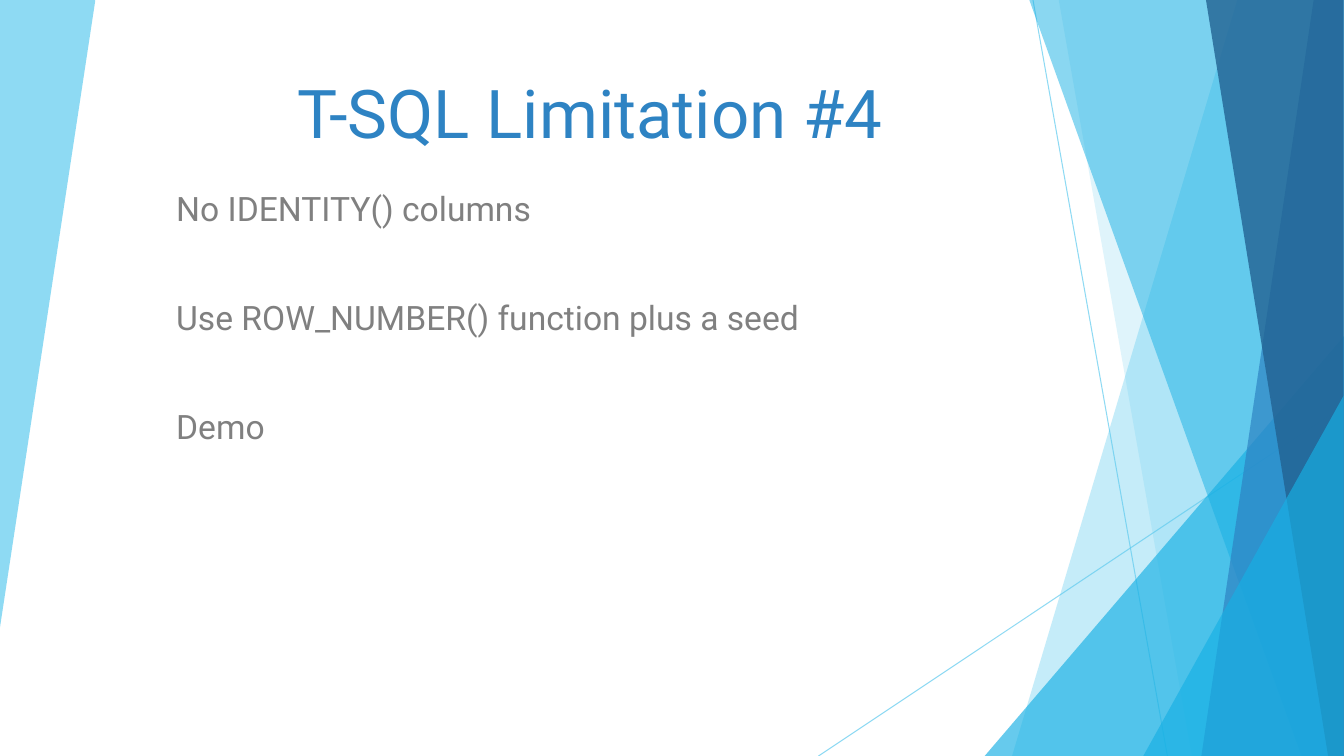
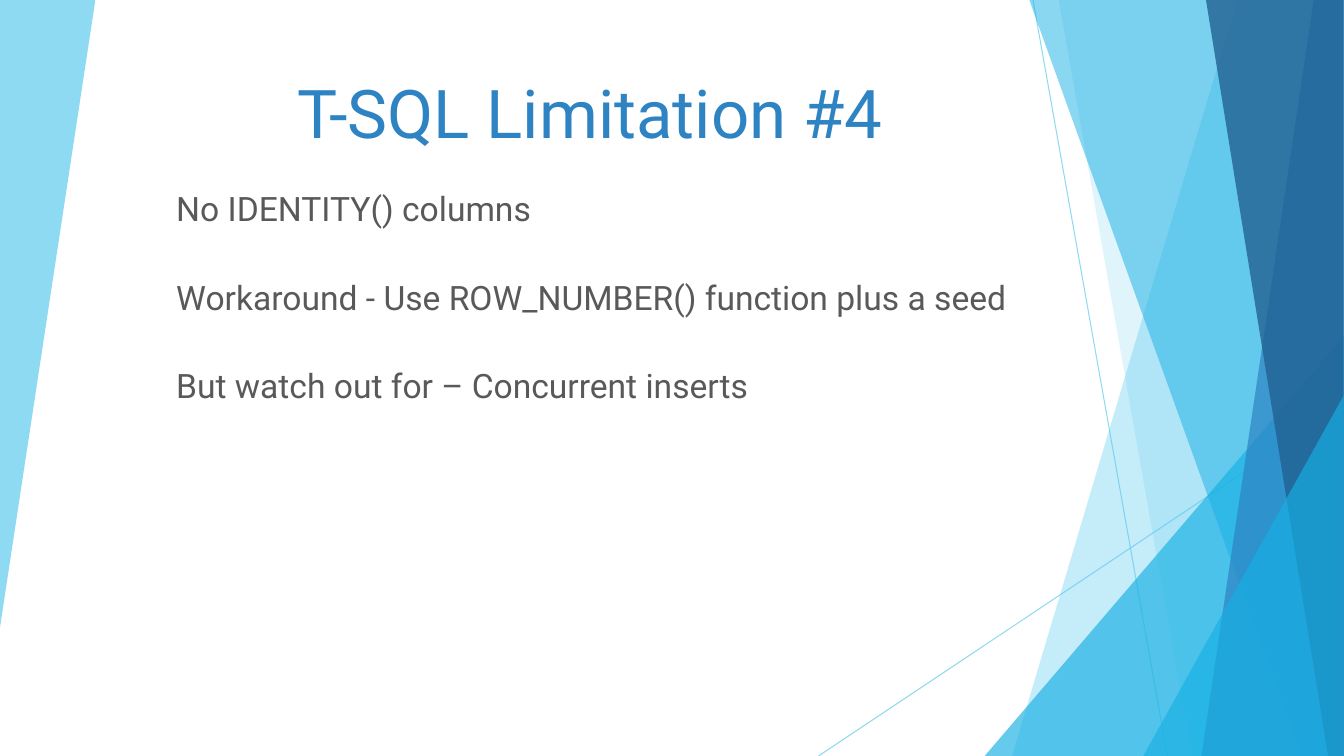
Before and after one commit to DrJekyll325/Presentations, a slide deck: slide 27 of Microsoft Fabric/Tips and Tricks for Microsoft Fabric Data Warehouse/20250717 - Nashville Power BI User Group - Tips and Tricks for Microsoft Fabric Data Warehouse.pptx (slide 24 before the commit). Drawn at 1344x756 pixels with LibreOffice and Linux fonts; fonts in the diff are those of the drawing. Boxes give left, top, right and bottom in pixels: in the first picture for what was removed or moved away, otherwise in the second. Text is boxed around its words. In the diff, an @@ line names an element or a change of style, - is before the commit and + after.

```diff
--- a/Microsoft Fabric/Tips and Tricks for Microsoft Fabric Data Warehouse/20250717 - Nashville Power BI User Group - Tips and Tricks for Microsoft Fabric Data Warehouse.pptx
+++ b/Microsoft Fabric/Tips and Tricks for Microsoft Fabric Data Warehouse/20250717 - Nashville Power BI User Group - Tips and Tricks for Microsoft Fabric Data Warehouse.pptx
@@ subtitle at <box>176,194,531,229</box>: text colour #808080 to #595959 in "No IDENTITY() columns" @@
@@ subtitle at <box>176,283,1006,399</box>: text changed; text colour #808080 to #595959 @@
-Use ROW_NUMBER() function plus a seed
-Demo
+Workaround - Use ROW_NUMBER() function plus a seed
+But watch out for – Concurrent inserts
```
Also in this commit, not shown: 19 other slides changed, 3 slides added, 1 slide removed.
